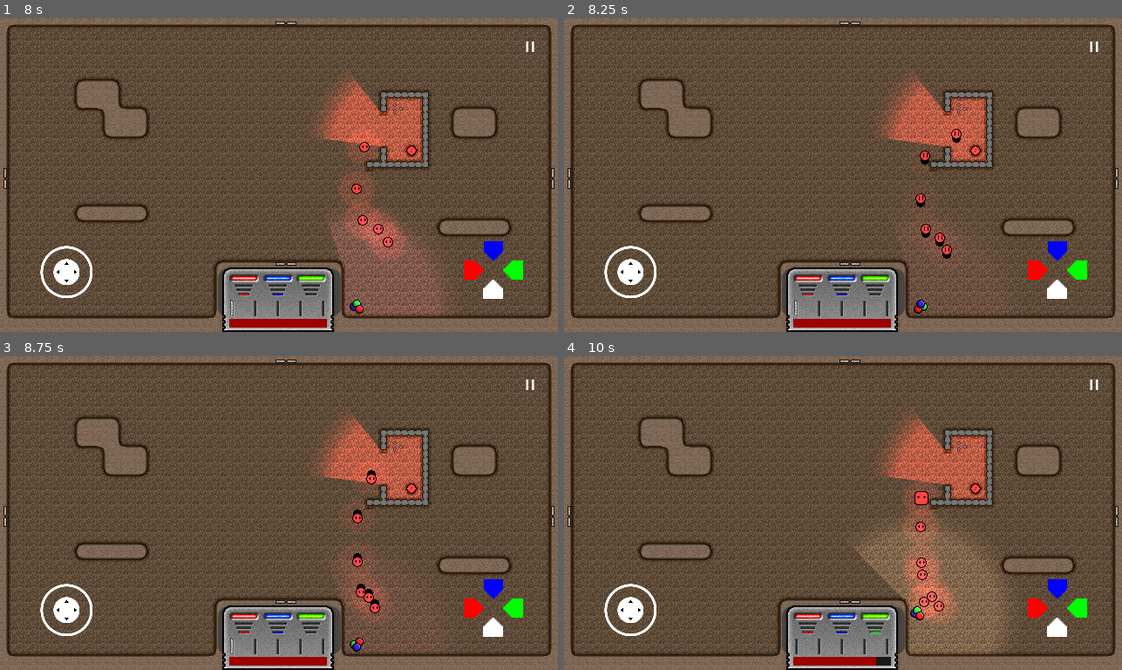
Above: before the commit, frames 1-4 (two rows, left to right).
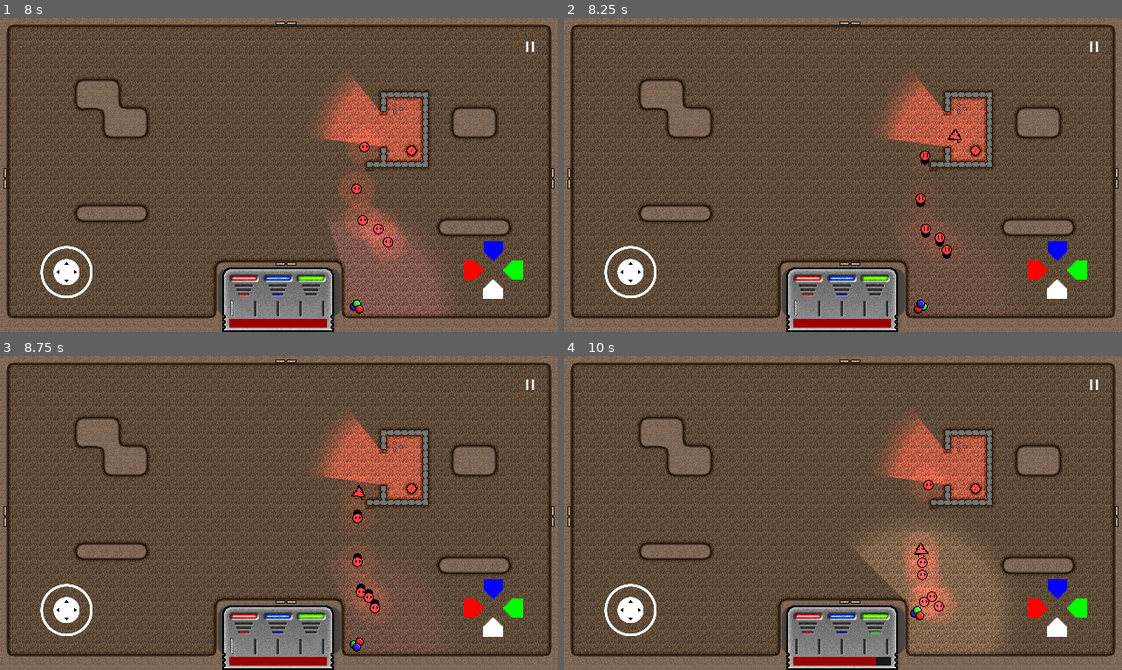
Above: after the commit, the same moments.

Repository: Degenerate-Games/shadows-below
Game: Godot game, scene res://scenes/menus/main_menu.tscn
The game is run twice, just before and just after one commit, with the same random seed, the same clock (stepped at 60 frames per second) and the same inputs. Sound files missing from this copy of the repository are replaced by a short silence.
Inputs (mouse positions are in pixels of both pictures, inside the frame that each line leads up to):
- Up to frame 1 (8 s): click (279, 206) at 0.5 s; click (279, 206) at 1.25 s; click "Endless Mode" at 2 s; tap Enter at 2.75 s; move the mouse to (401, 159) at 2.77 s; hold D (move_right) 2.78-3.5 s; tap B (bake) at 2.85 s; click (401, 159) at 2.92 s; drag from (167, 190) to (424, 234) at 3.52 s; move the mouse to (334, 105) at 4.27 s; hold D (move_right) 4.28-5 s; tap K (mixing_ui_clear) at 4.35 s; drag from (251, 237) to (412, 149) at 5.02 s; move the mouse to (446, 222) at 5.77 s; hold A (move_left) 5.78-6.5 s; tap J (mixing_ui_red) at 5.85 s; drag from (111, 127) to (5, 178) at 6.52 s; move the mouse to (306, 175) at 7.27 s; hold S (move_down) from 7.28 s (still down); tap I (mixing_ui_blue) at 7.35 s; click (306, 175) at 7.42 s
- Up to frame 2 (8.25 s): release S (move_down) at 8 s; drag from (759, 96) to (1116, 178) at 8.02 s
- Up to frame 3 (8.75 s): no input
- Up to frame 4 (10 s): move the mouse to (965, 497) at 8.77 s; hold W (move_up) 8.78-9.5 s; tap L (mixing_ui_green) at 8.85 s; drag from (731, 528) to (848, 362) at 9.52 s

Frame 1 is identical in both runs. In frame 2, less than 0.1% of the frame differs, in the area x 68-72%, y 35-40%; in frame 3, 0.1%; in frame 4, 1.0%, in the area x 60-69%, y 35-68%.

Commit message:
Add third enemy to key light and adjust spawn rates

Diff:
--- a/scripts/items/key_light.gd
+++ b/scripts/items/key_light.gd
@@ -45,7 +45,13 @@
 	if spawn_count < 3:
 		spawn_enemy(1)
 	else:
-		spawn_enemy(randi_range(1, 2))
+		var rand = randf()
+		if rand < 0.45:
+			spawn_enemy(1)
+		elif rand < 0.9:
+			spawn_enemy(2)
+		else:
+			spawn_enemy(3)
 	spawn_count += 1
 
 func spawn_enemy(level: int):
@@ -55,6 +61,8 @@
 			enemy = load("res://scenes/enemies/enemy_a.tscn").instantiate()
 		2:
 			enemy = load("res://scenes/enemies/enemy_b.tscn").instantiate()
+		3:
+			enemy = load("res://scenes/enemies/enemy_c.tscn").instantiate()
 	enemy.global_position = global_position - Vector2(16, 16)
 	enemy.max_speed = 25 * (level + 1)
 	enemy.acceleration = 500
